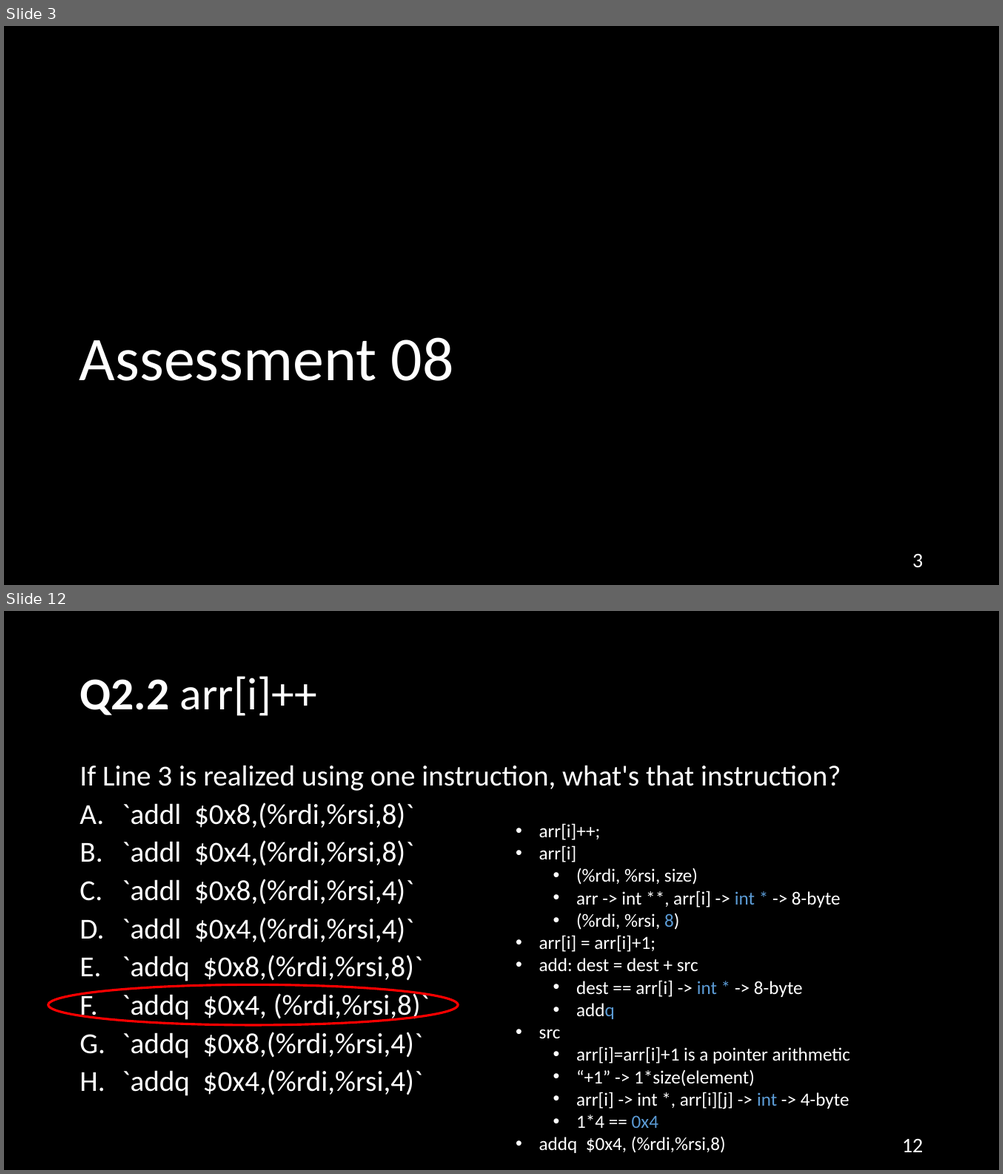
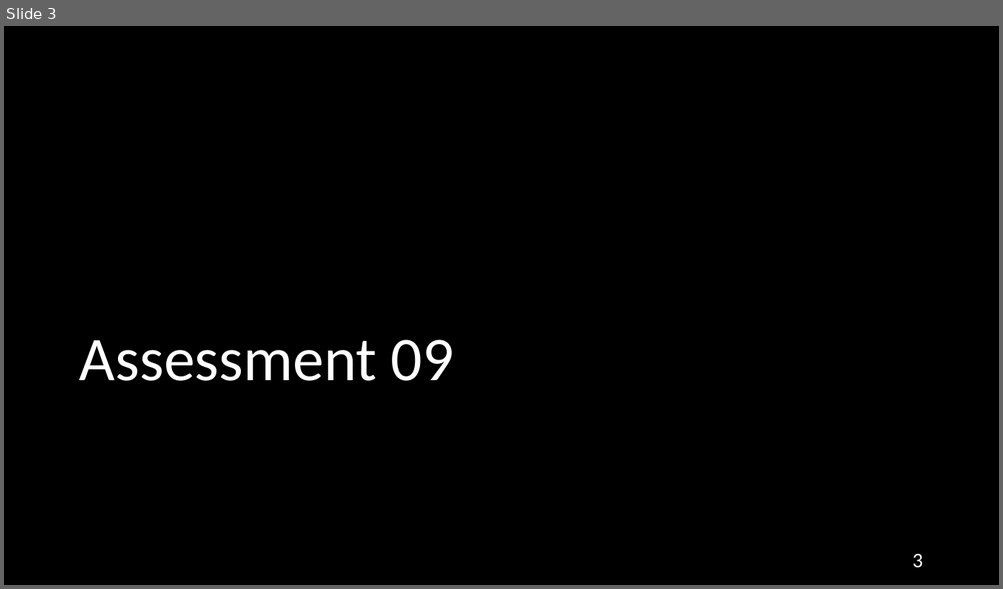
Before and after one commit to NYU-CSO/nyu-cso.github.io, a slide deck: rec-notes/r10.pptx. Shown one above the other, each under a label of ours: slides 3 and 12 before the commit, slide 3 after it; the slides between them are not shown. The pictures are 1003x1174 and 1003x589 pixels, drawn with LibreOffice and Linux fonts; fonts in the diff are those of the drawing. Boxes give left, top, right and bottom in pixels: in the first picture for what was removed or moved away, otherwise in the second. Text is boxed around its words. In the diff, an @@ line names an element or a change of style, - is before the commit and + after.

```diff
--- a/rec-notes/r10.pptx
+++ b/rec-notes/r10.pptx
@@ slide 12 removed at bbox=[4, 611, 999, 1170], background #000000 @@
@@ title removed at bbox=[79, 676, 318, 716] @@
-Q2.2 arr[i]++
@@ text removed at bbox=[79, 765, 840, 1096] @@
-If Line 3 is realized using one instruction, what's that instruction?
-A. `addl $0x8,(%rdi,%rsi,8)`
-B. `addl $0x4,(%rdi,%rsi,8)`
-C. `addl $0x8,(%rdi,%rsi,4)`
-D. `addl $0x4,(%rdi,%rsi,4)`
-E. `addq $0x8,(%rdi,%rsi,8)`
-F. `addq $0x4, (%rdi,%rsi,8)`
-G. `addq $0x8,(%rdi,%rsi,4)`
-H. `addq $0x4,(%rdi,%rsi,4)`
@@ text removed at bbox=[539, 823, 850, 1153] @@
-• arr[i]++;
-• arr[i]
-  • (%rdi, %rsi, size)
-  • arr -> int **, arr[i] -> int * -> 8-byte
-  • (%rdi, %rsi, 8)
-• arr[i] = arr[i]+1;
-• add: dest = dest + src
-  • dest == arr[i] -> int * -> 8-byte
-  • addq
-• src
-  • arr[i]=arr[i]+1 is a pointer arithmetic
-  • “+1” -> 1*size(element)
-  • arr[i] -> int *, arr[i][j] -> int -> 4-byte
-  • 1*4 == 0x4
-• addq $0x4, (%rdi,%rsi,8)
@@ ellipse removed at bbox=[48, 985, 458, 1025] @@
@@ page number removed at bbox=[902, 1139, 922, 1153] @@
-12
@@ slide 3 changed as well @@
@@ title at bbox=[79, 340, 454, 381]: text changed @@
-Assessment 08
+Assessment 09
```
Also in this commit, not shown: 2 other slides changed, 47 slides added, 23 other slides removed, 1 other file.
